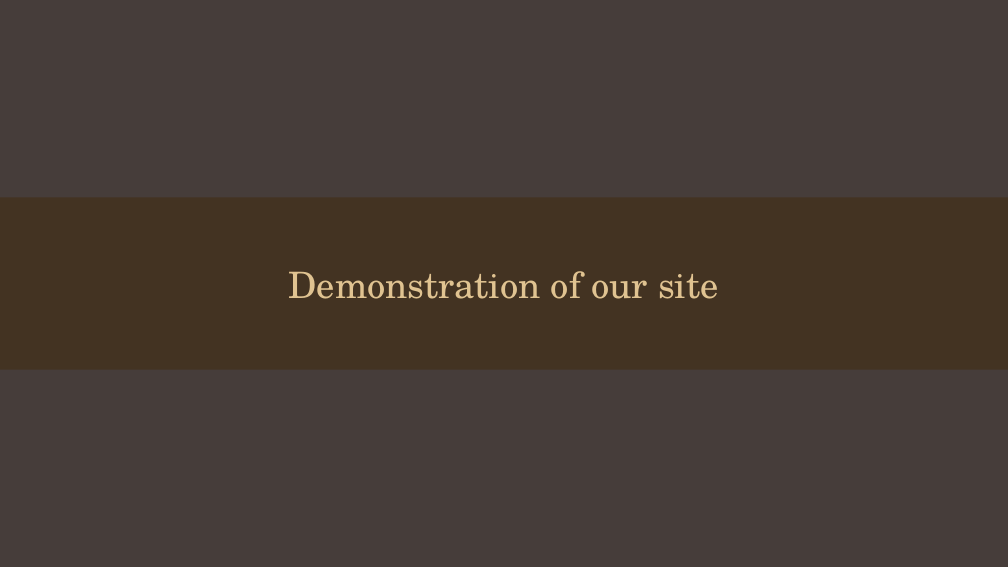
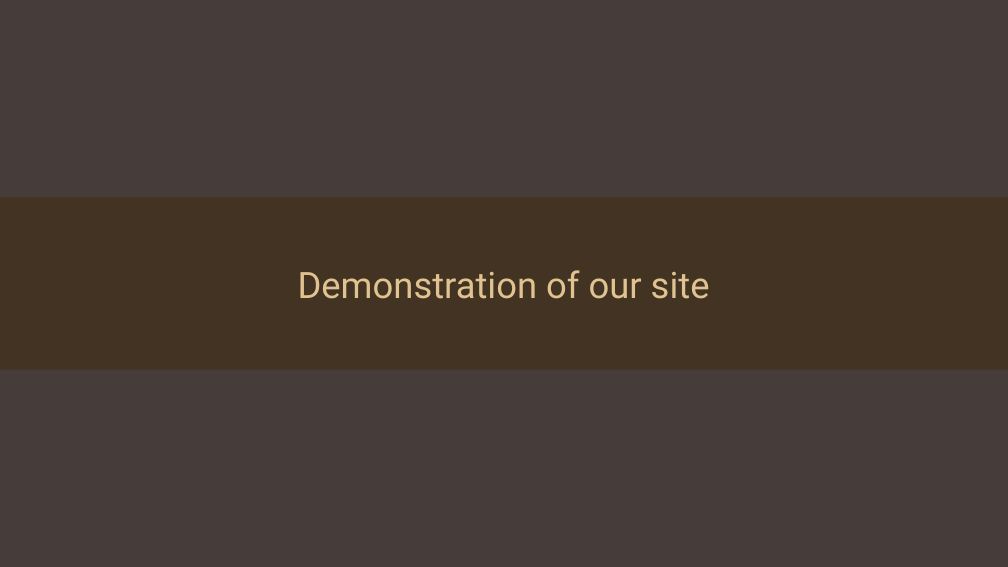
Before and after one commit to Arraggatis/Boneitis, a slide deck: slide 9 of Group_16_Presentation.pptx. Drawn at 1008x567 pixels with LibreOffice and Linux fonts; fonts in the diff are those of the drawing; background and template pictures are left out; a plain dark background stands for a picture behind light text. Boxes give left, top, right and bottom in pixels: in the first picture for what was removed or moved away, otherwise in the second. Text is boxed around its words. In the diff, an @@ line names an element or a change of style, - is before the commit and + after.

```diff
--- a/Group_16_Presentation.pptx
+++ b/Group_16_Presentation.pptx
@@ text "Demonstration of our site" at bbox=[298, 270, 710, 299]: font TeX Gyre Schola to Roboto @@
```
Also in this commit, not shown: 2 other slides changed, 1 slide added, 1 slide removed.
